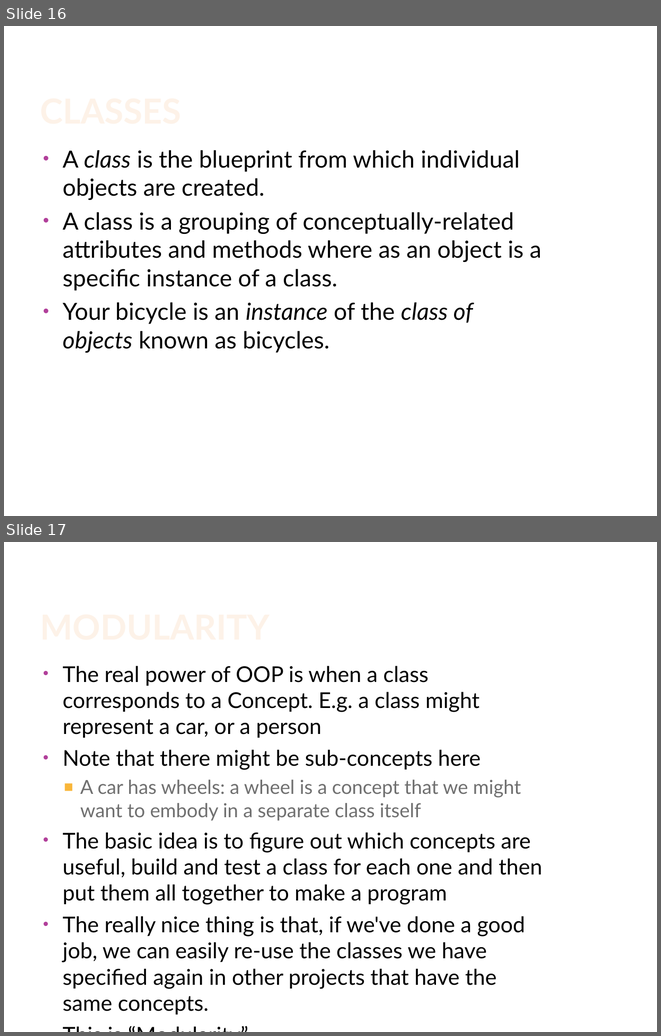
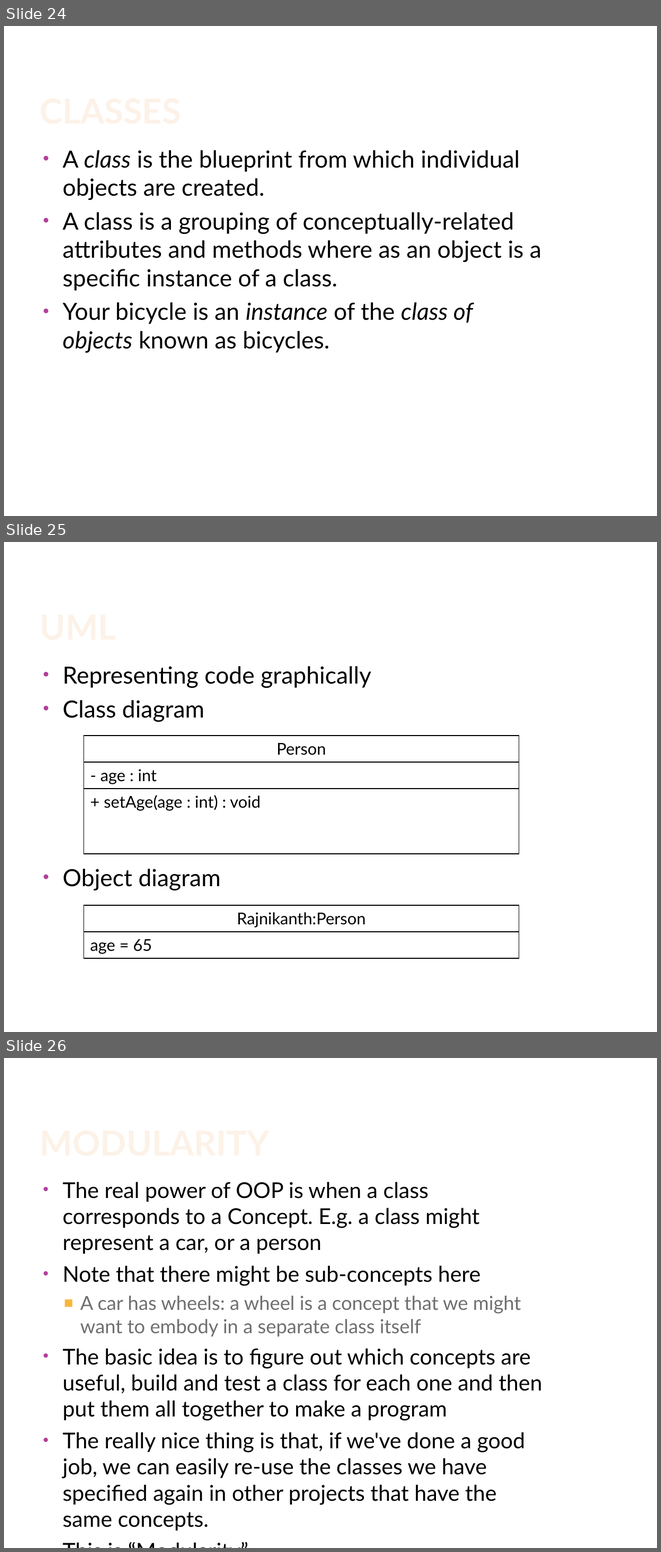
Before and after one commit to sanjeevir/all-my-resources, a slide deck: java/Object orientation.pptx. Shown one above the other, each under a label of ours: slides 16 and 17 before the commit, slides 24, 25 and 26 after it. The pictures are 661x1036 and 661x1552 pixels, drawn with LibreOffice and Linux fonts; fonts in the diff are those of the drawing; background and template pictures are left out. Boxes give left, top, right and bottom in pixels: in the first picture for what was removed or moved away, otherwise in the second. Text is boxed around its words. In the diff, an @@ line names an element or a change of style, - is before the commit and + after.

```diff
--- a/java/Object orientation.pptx
+++ b/java/Object orientation.pptx
@@ slide 25 added at (4, 542, 657, 1032), background #FFFFFF @@
@@ title added at (37, 565, 554, 646), 38 pt, text gradient #FEF7F1 to #FEF3E8 to #FBCF9C to #F9B94C, bold @@
+UML
@@ text added at (63, 666, 371, 890), 26 pt, text #000000 @@
+• Representing code graphically
+• Class diagram
+• Object diagram
@@ table added at (84, 735, 519, 854), 3 rows, 1 columns @@
+Person
+- age : int
++ setAge(age : int) : void
@@ table added at (84, 905, 519, 958), 2 rows, 1 columns @@
+Rajnikanth:Person
+age = 65
@@ what was slide 16 is now slide 24 @@
@@ what was slide 17 is now slide 26 @@
```
Also in this commit, not shown: 5 slides changed, 19 other slides added, 2 slides removed.
